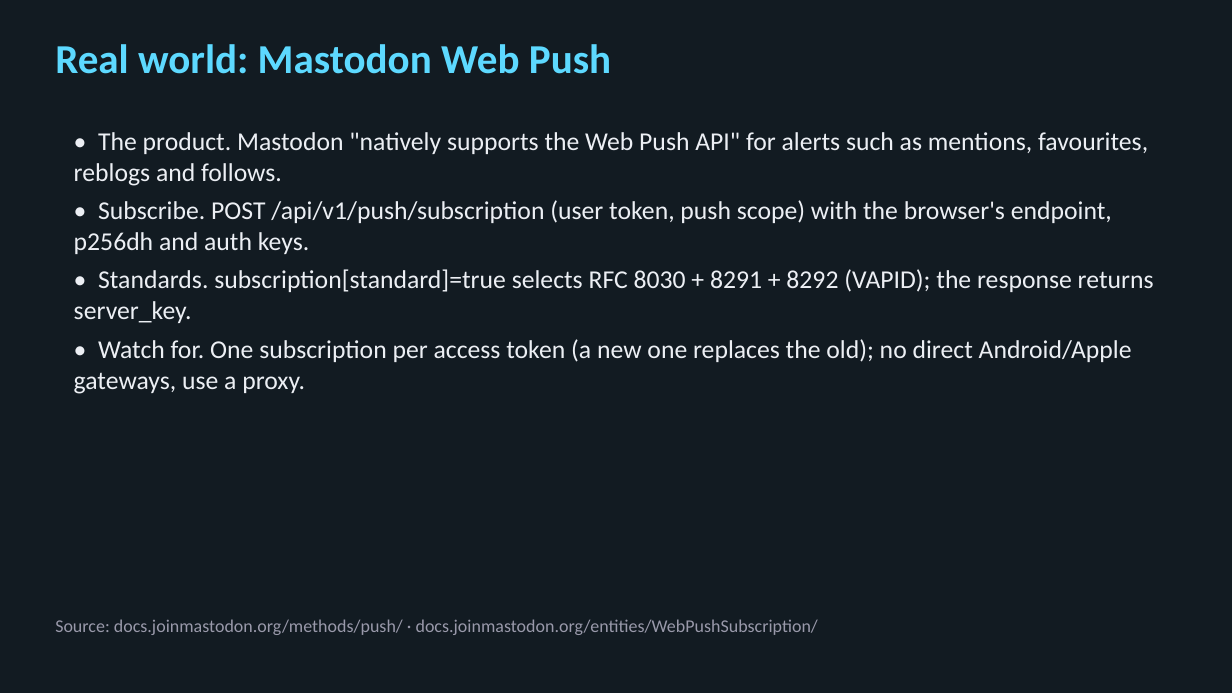
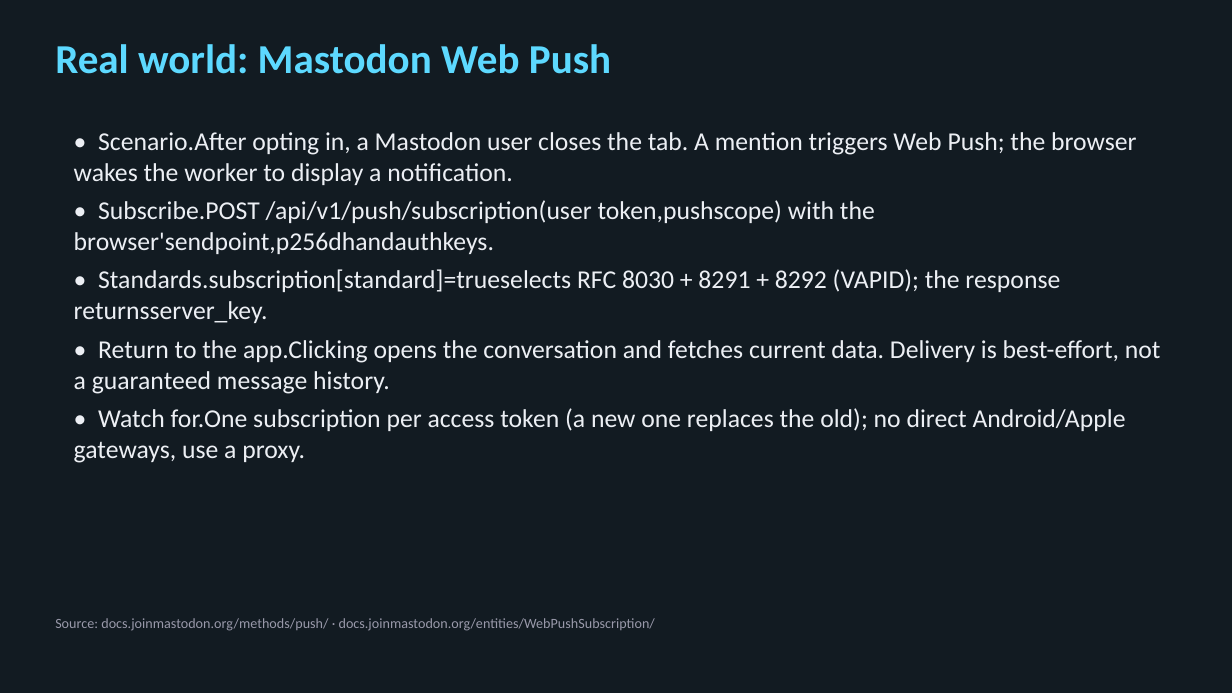
Before and after one commit to bodonnell-DePaul/webapps_week7, a slide deck: slide 41 of Week08-Slides.pptx. Drawn at 1232x693 pixels with LibreOffice and Linux fonts; fonts in the diff are those of the drawing. Boxes give left, top, right and bottom in pixels: in the first picture for what was removed or moved away, otherwise in the second. Text is boxed around its words. In the diff, an @@ line names an element or a change of style, - is before the commit and + after.

```diff
--- a/Week08-Slides.pptx
+++ b/Week08-Slides.pptx
@@ text at <box>74,132,1161,463</box>: text changed @@
-• The product. Mastodon "natively supports the Web Push API" for alerts such as mentions, favourites, reblogs and follows.
-• Subscribe. POST /api/v1/push/subscription (user token, push scope) with the browser's endpoint, p256dh and auth keys.
-• Standards. subscription[standard]=true selects RFC 8030 + 8291 + 8292 (VAPID); the response returns server_key.
-• Watch for. One subscription per access token (a new one replaces the old); no direct Android/Apple gateways, use a proxy.
+• Scenario.After opting in, a Mastodon user closes the tab. A mention triggers Web Push; the browser wakes the worker to display a notification.
+• Subscribe.POST /api/v1/push/subscription(user token,pushscope) with the browser'sendpoint,p256dhandauthkeys.
+• Standards.subscription[standard]=trueselects RFC 8030 + 8291 + 8292 (VAPID); the response returnsserver_key.
+• Return to the app.Clicking opens the conversation and fetches current data. Delivery is best-effort, not a guaranteed message history.
+• Watch for.One subscription per access token (a new one replaces the old); no direct Android/Apple gateways, use a proxy.
@@ text "Source: docs.joinmastodon.org/methods/push/ · docs.joinmasto ..." at <box>55,618,655,631</box>: size 14 to 11 pt @@
```
Also in this commit, not shown: 44 other slides changed, 3 slides added, 2 other files.
